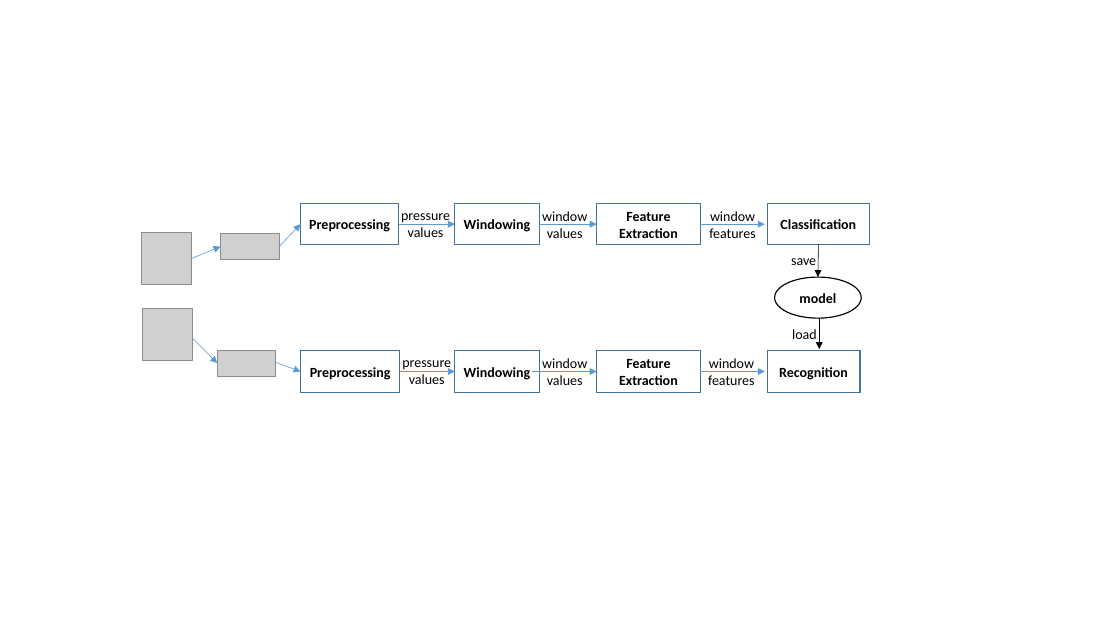
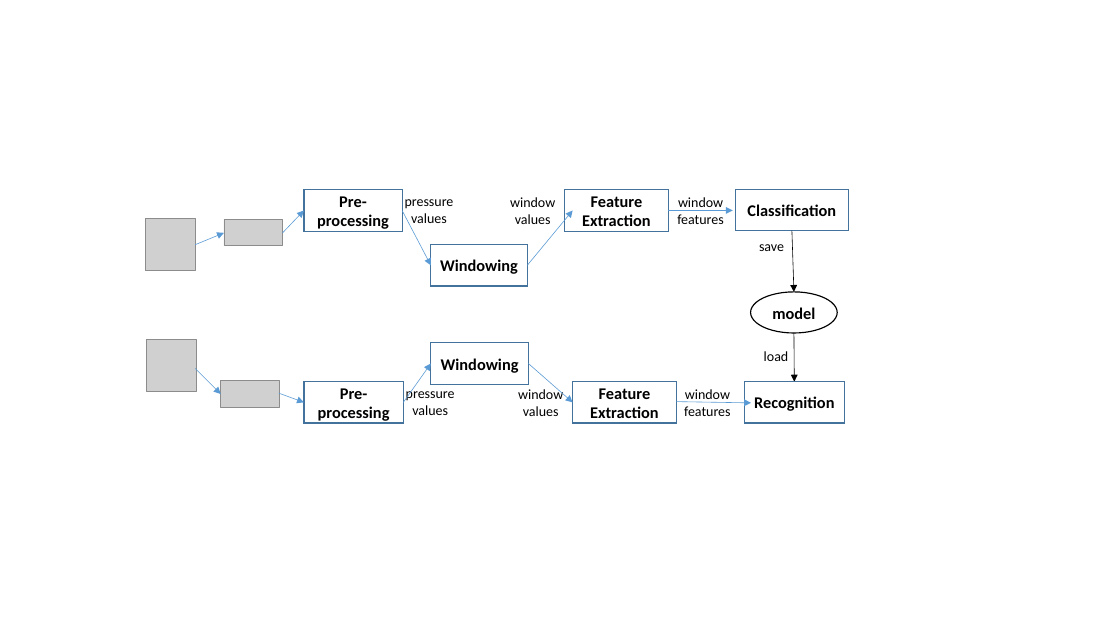
Before and after one commit to ahbuntu/Project_Reach, a slide deck: slide 1 of Reports/Final Project/Report/Block_Design.pptx. Drawn at 1120x630 pixels with LibreOffice and Linux fonts; fonts in the diff are those of the drawing; grey boxes stand for pictures. Boxes give left, top, right and bottom in pixels: in the first picture for what was removed or moved away, otherwise in the second. Text is boxed around its words. In the diff, an @@ line names an element or a change of style, - is before the commit and + after.

```diff
--- a/Reports/Final Project/Report/Block_Design.pptx
+++ b/Reports/Final Project/Report/Block_Design.pptx
@@ 2 pictures, 2 arrows, 1 text, 1 rectangle moved together from (x1=142, y1=203, x2=450, y2=285) to (x1=145, y1=190, x2=454, y2=271) @@
@@ text in rectangle at (x1=317, y1=196, x2=389, y2=229): text changed; size 12 to 14 pt @@
-Preprocessing
+Pre-processing
@@ rectangle "Classification" resized from (x1=767, y1=203, x2=870, y2=245) to (x1=735, y1=190, x2=849, y2=231) @@
@@ arrow moved from (399, 224) - (455, 224) to (402, 211) - (431, 266) @@
@@ arrow moved from (539, 224) - (597, 224) to (528, 266) - (573, 211) @@
@@ 3 texts, 1 rectangle, 1 arrow moved together from (x1=542, y1=203, x2=816, y2=265) to (x1=510, y1=190, x2=784, y2=251) @@
@@ arrow moved from (818, 245) - (818, 277) to (792, 231) - (794, 292) @@
@@ size 12 to 14 pt in 7 elements at (x1=751, y1=292, x2=838, y2=334), (x1=565, y1=190, x2=668, y2=231), (x1=431, y1=343, x2=528, y2=384), (x1=735, y1=190, x2=849, y2=231), (x1=573, y1=381, x2=676, y2=423), (x1=744, y1=381, x2=844, y2=423), (x1=431, y1=245, x2=528, y2=286) @@
@@ rectangle "Windowing" resized from (x1=455, y1=203, x2=539, y2=245) to (x1=431, y1=245, x2=528, y2=286) @@
@@ ellipse "model" moved from (x1=775, y1=277, x2=861, y2=318) to (x1=751, y1=292, x2=838, y2=334) @@
@@ rectangle "Windowing" resized from (x1=455, y1=351, x2=539, y2=392) to (x1=431, y1=343, x2=528, y2=384) @@
@@ text "load" rewrapped from (x1=792, y1=329, x2=817, y2=344) to (x1=764, y1=351, x2=789, y2=361) @@
@@ arrow moved from (819, 318) - (819, 350) to (794, 333) - (795, 381) @@
@@ 2 pictures, 2 arrows, 1 text, 1 rectangle moved together from (x1=143, y1=308, x2=451, y2=392) to (x1=146, y1=339, x2=455, y2=423) @@
@@ text in rectangle at (x1=318, y1=388, x2=390, y2=423): text changed; size 12 to 14 pt @@
-Preprocessing
+Pre-processing
@@ arrow moved from (400, 371) - (455, 371) to (403, 402) - (431, 364) @@
@@ arrow moved from (533, 371) - (597, 371) to (528, 364) - (573, 402) @@
@@ 2 texts, 1 rectangle moved together from (x1=542, y1=351, x2=755, y2=392) to (x1=518, y1=381, x2=731, y2=423) @@
@@ rectangle "Recognition" resized from (x1=767, y1=351, x2=860, y2=392) to (x1=744, y1=381, x2=844, y2=423) @@
@@ arrow moved from (701, 371) - (765, 371) to (676, 402) - (751, 403) @@
```
Also in this commit, not shown: 17 other files.
